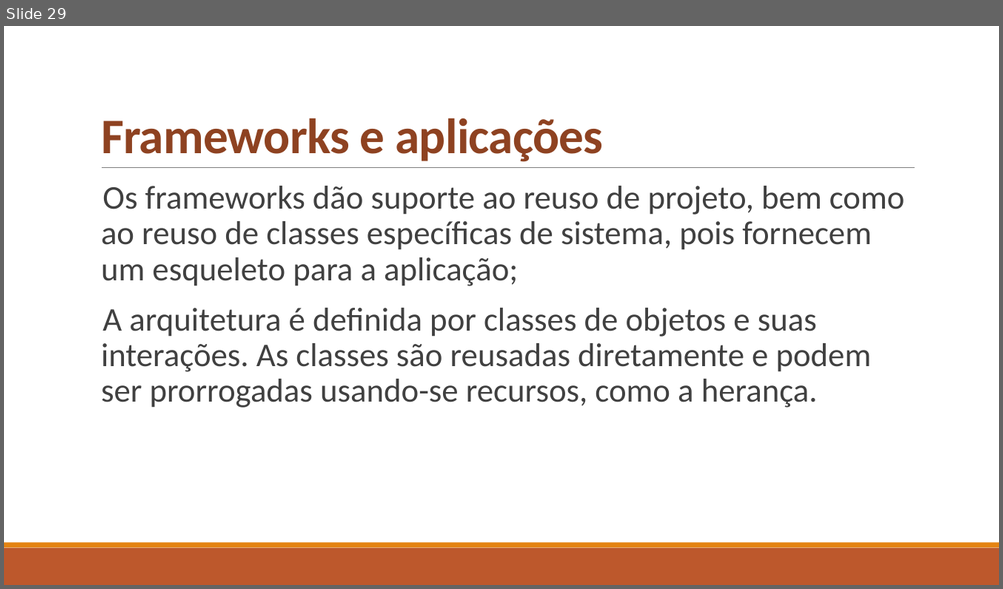
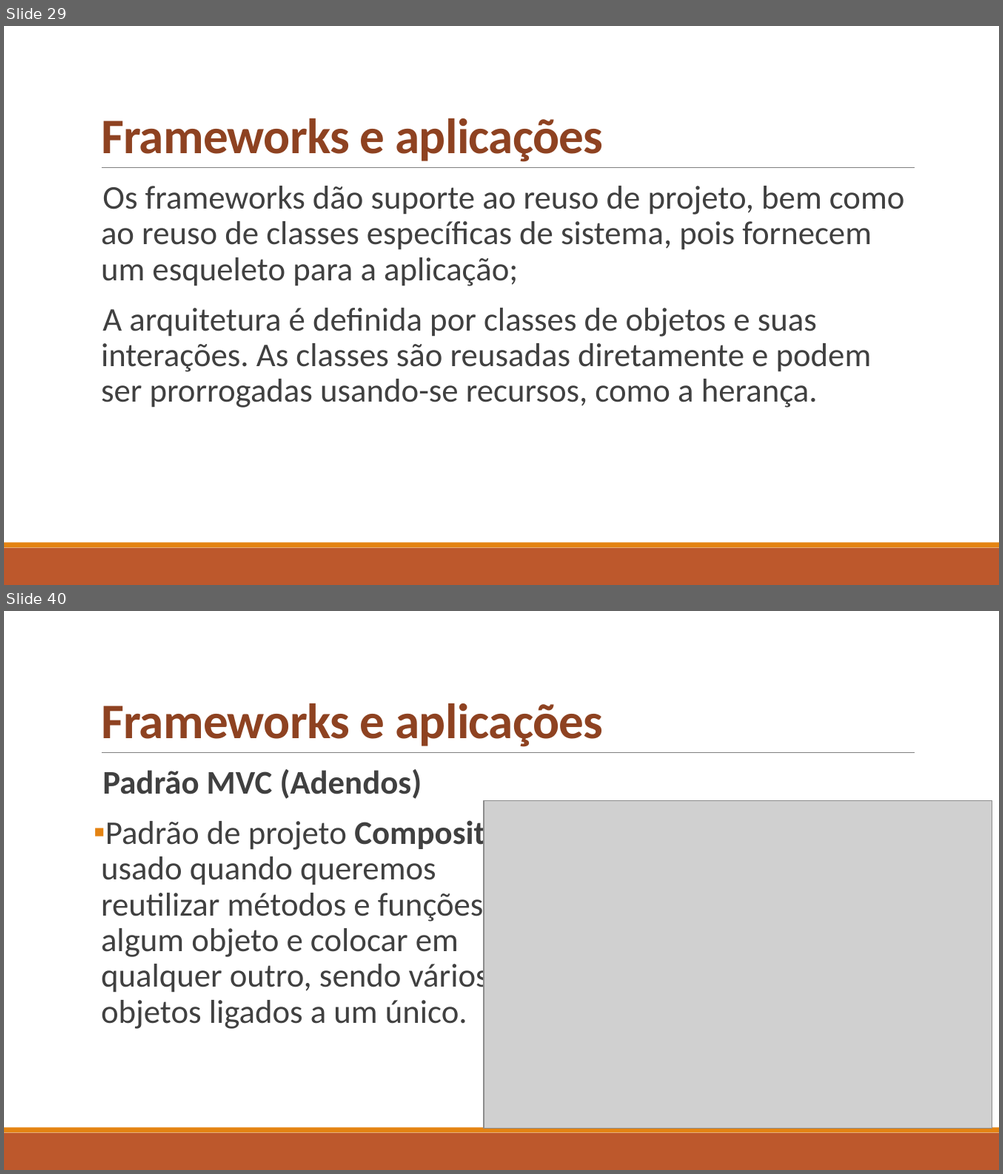
Before and after one commit to celsofurtado/reuso, a slide deck: Reuso de Software e Componentes.pptx. Shown one above the other, each under a label of ours: slide 29 before the commit, slides 29 and 40 after it; the slides between them are not shown. The pictures are 1003x589 and 1003x1174 pixels, drawn with LibreOffice and Linux fonts; fonts in the diff are those of the drawing; grey boxes stand for pictures. Boxes give left, top, right and bottom in pixels: in the first picture for what was removed or moved away, otherwise in the second. Text is boxed around its words. In the diff, an @@ line names an element or a change of style, - is before the commit and + after.

```diff
--- a/Reuso de Software e Componentes.pptx
+++ b/Reuso de Software e Componentes.pptx
@@ slide 40 added at [4,611,999,1170], background #FFFFFF; not listed: 3 template elements that a slide beside it also shows @@
@@ title added at [101,703,603,747], 48 pt, text #8E4221, bold @@
+Frameworks e aplicações
@@ text added at [101,769,510,1029], 32 pt, text #404040 @@
+  Padrão MVC (Adendos)
+▪ Padrão de projeto Composite: usado quando queremos reutilizar métodos e funções de algum objeto e colocar em qualquer outro, sendo vários objetos ligados a um único.
@@ picture added at [484,800,992,1129] @@
```
Also in this commit, not shown: 62 other slides added.
